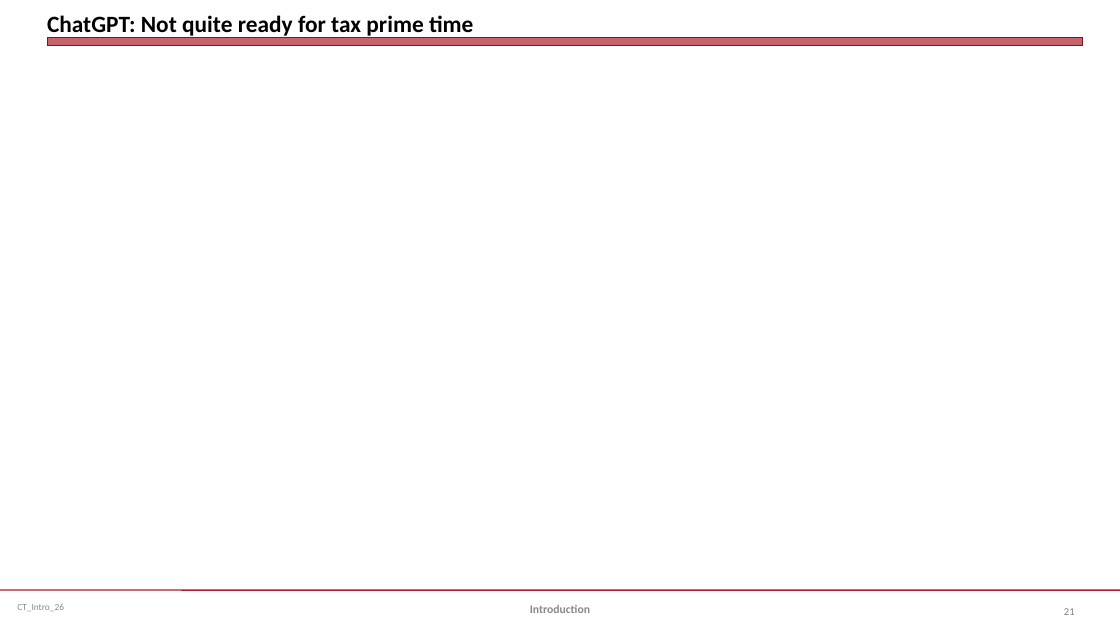
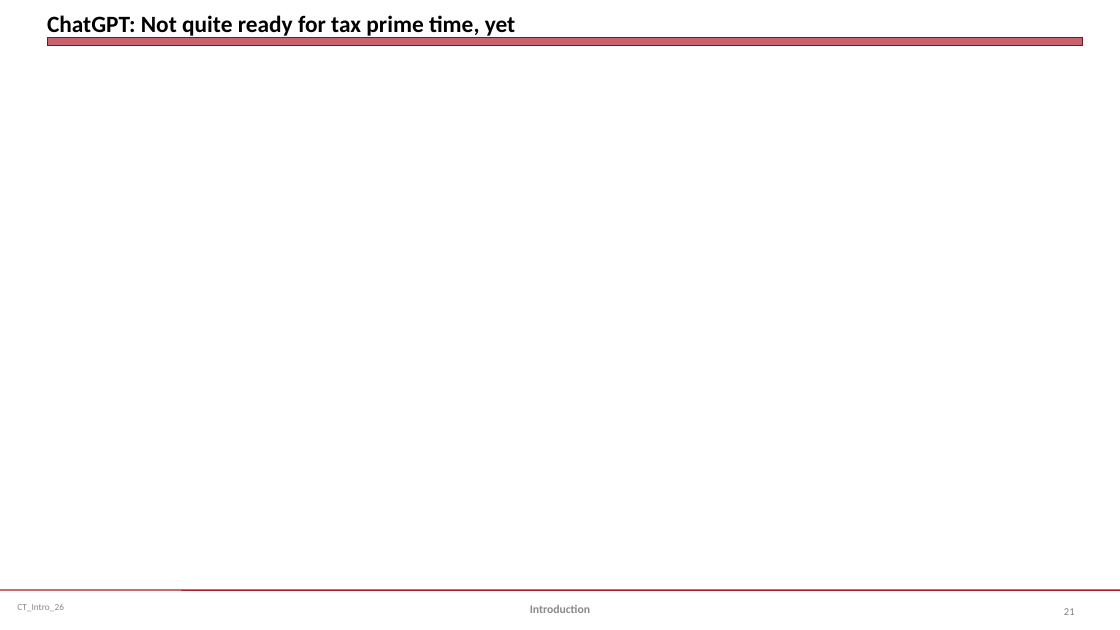
Before and after one commit to jmc877/Corporate-Tax, a slide deck: slide 21 of slides/CT_Intro_26.pptx. Drawn at 1120x630 pixels with LibreOffice and Linux fonts; fonts in the diff are those of the drawing. Boxes give left, top, right and bottom in pixels: in the first picture for what was removed or moved away, otherwise in the second. Text is boxed around its words. In the diff, an @@ line names an element or a change of style, - is before the commit and + after.

```diff
--- a/slides/CT_Intro_26.pptx
+++ b/slides/CT_Intro_26.pptx
@@ title at (47, 15, 515, 38): text changed @@
-ChatGPT: Not quite ready for tax prime time
+ChatGPT: Not quite ready for tax prime time, yet
```
Also in this commit, not shown: 6 other slides changed, 3 slides added, 3 slides removed, 3 other files.
